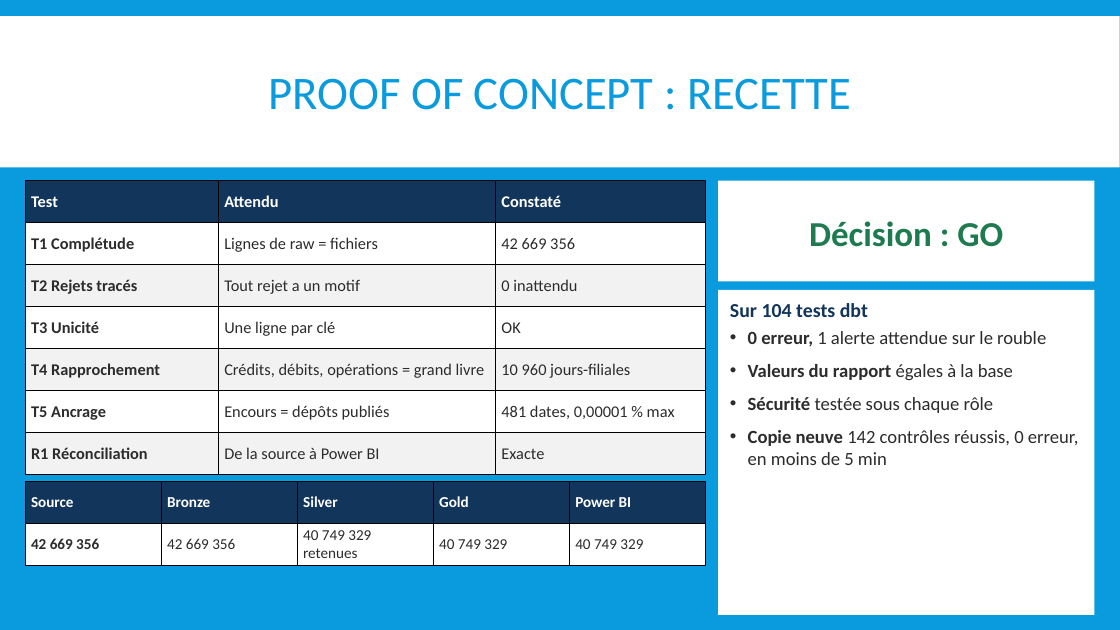
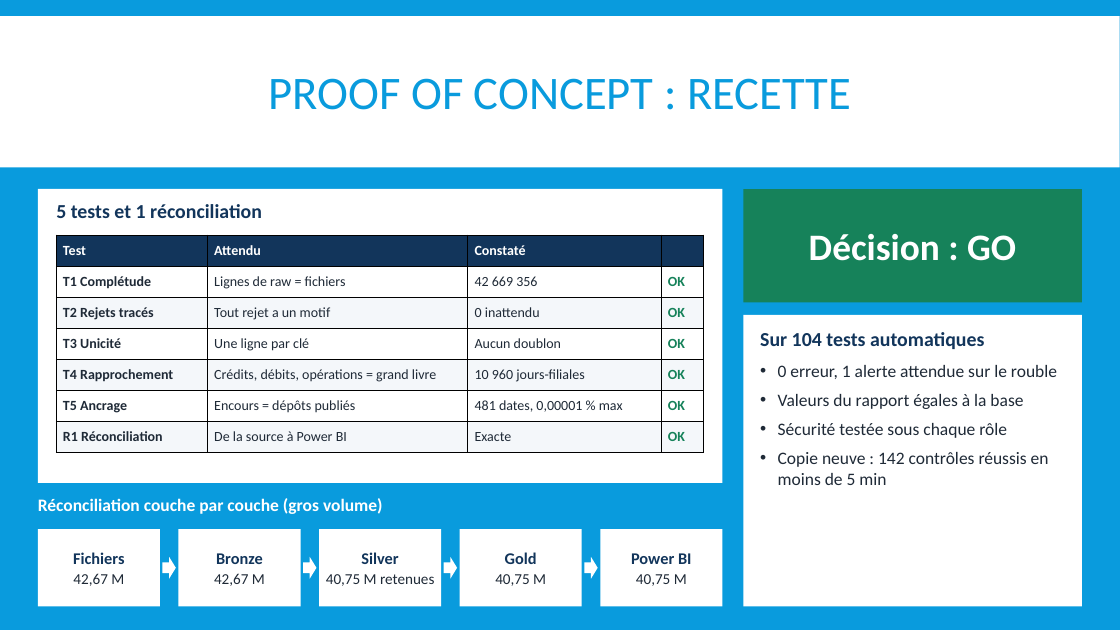
Before and after one commit to mehdi182003/projet_bi_finance, a slide deck: slide 15 of livrables/04_IBI_SUPPORT_SOUTENANCE_BI-predictive-Finance_G5.pptx. Drawn at 1120x630 pixels with LibreOffice and Linux fonts; fonts in the diff are those of the drawing. Boxes give left, top, right and bottom in pixels: in the first picture for what was removed or moved away, otherwise in the second. Text is boxed around its words. In the diff, an @@ line names an element or a change of style, - is before the commit and + after.

```diff
--- a/livrables/04_IBI_SUPPORT_SOUTENANCE_BI-predictive-Finance_G5.pptx
+++ b/livrables/04_IBI_SUPPORT_SOUTENANCE_BI-predictive-Finance_G5.pptx
@@ rectangle added at (38, 189, 723, 483), fill #FFFFFF @@
@@ text added at (56, 204, 262, 218), 17 pt, text #12355B, bold @@
+5 tests et 1 réconciliation
@@ rectangle "Décision : GO": place and size @@
-rectangle "Décision : GO" at (718, 181, 1095, 281)
+rectangle "Décision : GO" at (744, 189, 1082, 302)
@@ rectangle "Décision : GO" at (744, 189, 1082, 302): size 30 to 32 pt, text colour #1E7B4F to #FFFFFF; fill #FFFFFF to #16825A @@
@@ table at (56, 235, 703, 453) @@
-column 3: Constaté | 42 669 356 | 0 inattendu | OK | 10 960 jours-filiales | 481 dates, 0,00001 % max | Exacte
+column 3: Constaté | 42 669 356 | 0 inattendu | Aucun doublon | 10 960 jours-filiales | 481 dates, 0,00001 % max | Exacte
+column 4:  | OK | OK | OK | OK | OK | OK
@@ table: place and size @@
-table at (25, 181, 706, 475)
+table at (56, 235, 703, 453)
@@ rectangle "Sur 104 tests automatiques": place and size @@
-rectangle "Sur 104 tests automatiques" at (718, 290, 1095, 615)
+rectangle "Sur 104 tests automatiques" at (744, 315, 1082, 607)
@@ text in rectangle at (760, 332, 984, 349): text changed @@
-Sur 104 tests dbt
+Sur 104 tests automatiques
@@ text in rectangle at (778, 365, 1057, 438): size 16 to 15 pt, text colour #2C2C2C to #1F2A37 in "0 erreur, 1 alerte attendue sur le ...", "Valeurs du rapport égales à la base", "Sécurité testée sous chaque rôle"; bold off in "0 erreur,", "Valeurs du rapport", "Sécurité"; less space between paragraphs @@
@@ text in rectangle at (778, 452, 1049, 485): text changed; size 16 to 15 pt; text colour #2C2C2C to #1F2A37 @@
-• Copie neuve 142 contrôles réussis, 0 erreur, en moins de 5 min
+• Copie neuve : 142 contrôles réussis en moins de 5 min
@@ table removed at (25, 481, 706, 565), 2 rows, 5 columns @@
-Source | Bronze | Silver | Gold | Power BI
-42 669 356 | 42 669 356 | 40 749 329 retenues | 40 749 329 | 40 749 329
@@ text added at (38, 498, 383, 514), 15 pt, text #FFFFFF, bold @@
+Réconciliation couche par couche (gros volume)
@@ rectangle added at (38, 529, 160, 607), fill #FFFFFF, 14 pt, text #12355B, bold @@
+Fichiers
+42,67 M
@@ rectangle added at (178, 529, 300, 607), fill #FFFFFF, 14 pt, text #12355B, bold @@
+Bronze
+42,67 M
@@ rectangle added at (319, 529, 441, 607), fill #FFFFFF, 13 pt, text #1F2A37 @@
+Silver
+40,75 M retenues
@@ rectangle added at (460, 529, 581, 607), fill #FFFFFF, 13 pt, text #1F2A37 @@
+Gold
+40,75 M
@@ rectangle added at (601, 529, 723, 607), fill #FFFFFF, 14 pt, text #12355B, bold @@
+Power BI
+40,75 M
@@ right arrow added at (162, 557, 176, 579), fill #FFFFFF @@
@@ right arrow added at (303, 557, 317, 579), fill #FFFFFF @@
@@ right arrow added at (444, 557, 457, 579), fill #FFFFFF @@
@@ right arrow added at (585, 557, 598, 579), fill #FFFFFF @@
```
Also in this commit, not shown: 13 other slides changed, 10 other files.
